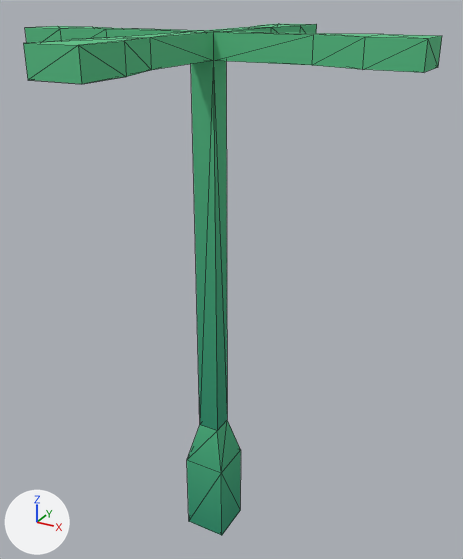
An edit to the glTF model kenney/city-kit-roads/light-square-cross.glb, drawn before and after from the same camera.
Before and after are seen from a 50 mm camera at (0.335, -0.563, 0.629) aimed at (0.012, 0.024, 0.335). Every picture has the same lights, and +X, +Y and +Z are marked at lower left. The picture after the commit comes second. Mesh edges are drawn as thin lines. Vertices at exactly the same position are counted once.

Before the edit, the objects in view are built like this:
```python
me_light_square_cross = bpy.data.meshes.new('light-square-cross')
me_light_square_cross.from_pydata(...)  # 76 vertices, 134 faces; spans x -0.212..0.212, y -0.212..0.212, z 0.0..0.6
me_light_square_cross.materials.append(mat_colormap)
ob_light_square_cross = bpy.data.objects.new('light-square-cross', me_light_square_cross)
ob_light_square_cross.location = (0.0, 0.0, 0.0)
```
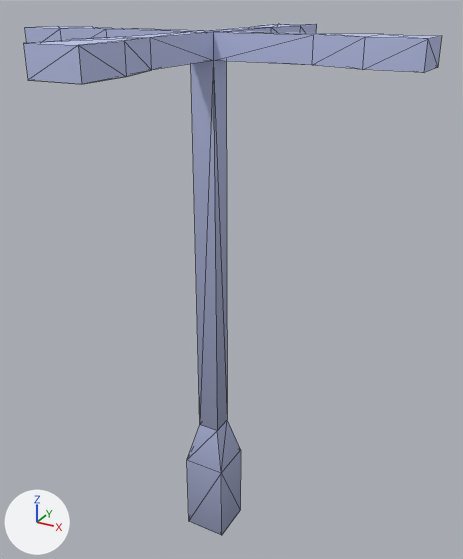
What differs and where, as boxes (x1, y1, x2, y2) in the pictures (463 x 559 px):
```json
{"part": 1, "of": "me_light_square_cross", "change": "surface changed", "before": [23, 24, 442, 535], "after": [23, 24, 442, 535], "on screen": "green to blue"}
```

The change, as JSON lines over the scene's bpy script:
```json
{"block": "me_light_square_cross", "where": "# used by ob_light_square_cross; location = (0.0, 0.0, 0.0)"}
{"op": "remove", "block": "me_light_square_cross", "code": "me_light_square_cross.from_pydata(...)  # 76 vertices, 134 faces; spans x -0.212..0.212, y -0.212..0.212, z 0.0..0.6"}
{"op": "add", "block": "me_light_square_cross", "code": "me_light_square_cross.from_pydata(...)  # 80 vertices, 134 faces; spans x -0.212..0.212, y -0.212..0.212, z 0.0..0.6"}
{"block": "me_light_square_cross", "change": "me_light_square_cross part 1: 122 kept faces spanning x -0.212..0.212, y -0.212..0.212, z 0.0..0.6 get new texture (UV) coordinates"}
{"block": "me_light_square_cross", "change": "edits to the shape of me_light_square_cross do not show in these pictures"}
```
